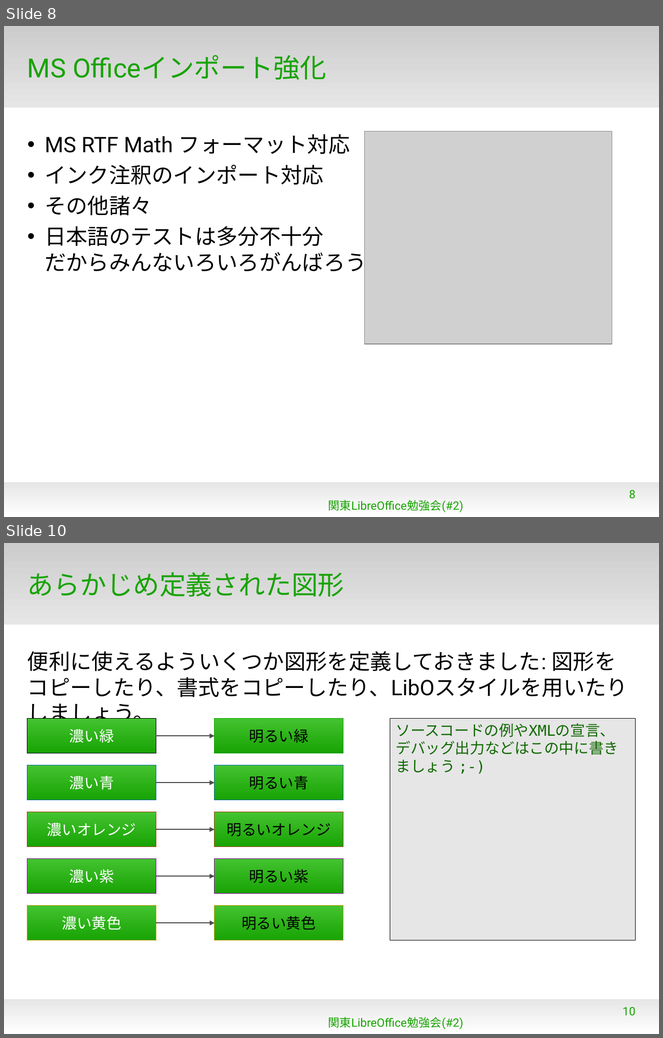
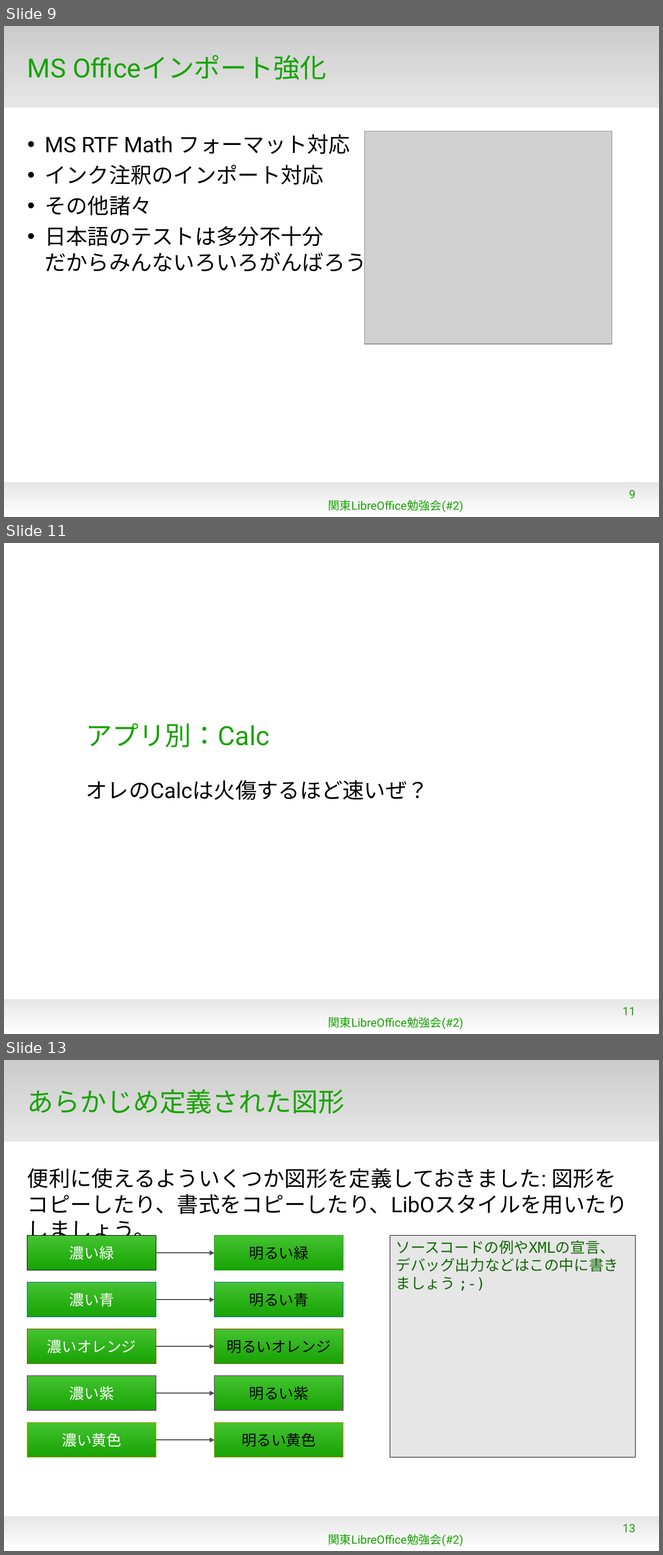
Before and after one commit to naruoga/KantoLibreOffice, a slide deck: Jan2013/WhatsNew4-0.odp. Shown one above the other, each under a label of ours: slides 8 and 10 before the commit, slides 9, 11 and 13 after it; the slides between them are not shown. The pictures are 663x1038 and 663x1555 pixels, drawn with LibreOffice and Linux fonts; fonts in the diff are those of the drawing; grey boxes stand for pictures; background and template pictures are left out. Boxes give left, top, right and bottom in pixels: in the first picture for what was removed or moved away, otherwise in the second. Text is boxed around its words. In the diff, an @@ line names an element or a change of style, - is before the commit and + after.

```diff
--- a/Jan2013/WhatsNew4-0.odp
+++ b/Jan2013/WhatsNew4-0.odp
@@ slide 11 added at (4, 543, 659, 1034), background #FFFFFF; not listed: 1 template element that a slide beside it also shows @@
@@ title added at (86, 723, 270, 747), 32 pt, text #18A303 @@
+アプリ別：Calc
@@ subtitle added at (86, 780, 428, 800), 26 pt, text #000000 @@
+オレのCalcは火傷するほど速いぜ？
@@ page number added at (623, 1007, 636, 1016), 14 pt, text #18A303 @@
+11
@@ text added at (328, 1017, 464, 1030), 14 pt, text #18A303 @@
+関東LibreOffice勉強会(#2)
@@ what was slide 8 is now slide 9 @@
@@ page number at (629, 490, 635, 499): text changed @@
-8
+9
@@ what was slide 10 is now slide 13 @@
@@ page number at (623, 1524, 636, 1533): text changed @@
-10
+13
```
Also in this commit, not shown: 3 slides changed, 2 other slides added.
